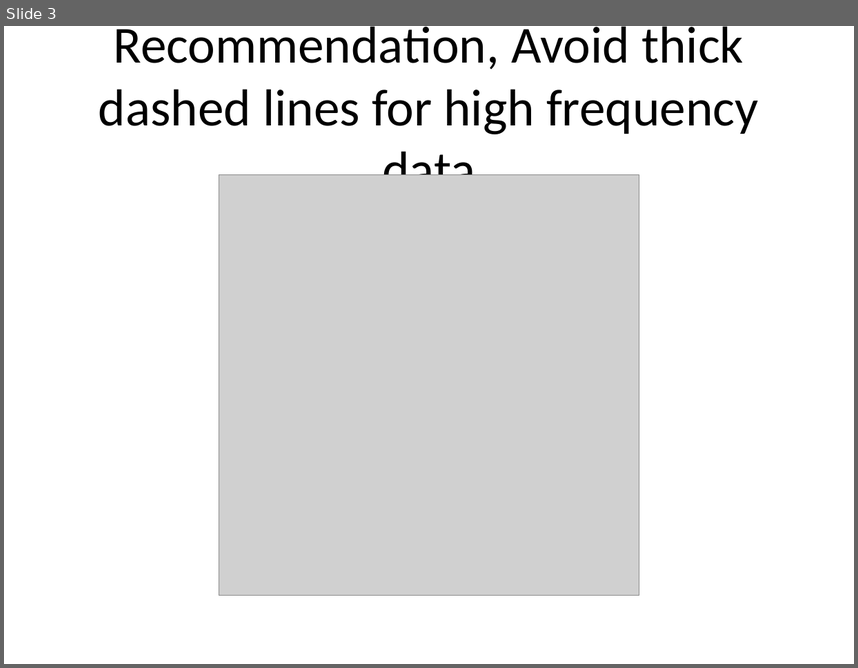
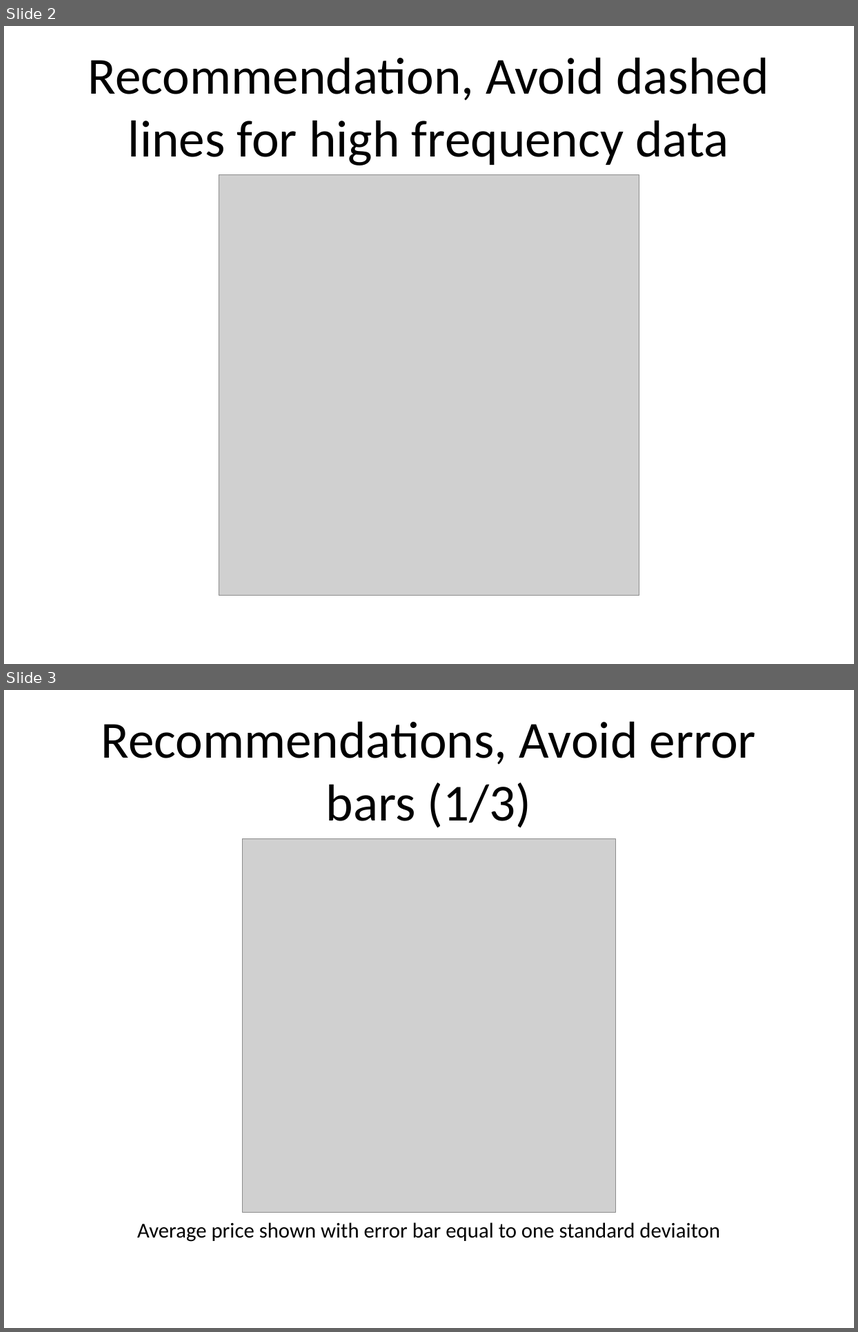
Before and after one commit to pmean/data-visualization, a slide deck: data-viz-03/component/recommendations-linegraphs.pptx. Shown one above the other, each under a label of ours: slide 3 before the commit, slides 2 and 3 after it. The pictures are 858x668 and 858x1332 pixels, drawn with LibreOffice and Linux fonts; fonts in the diff are those of the drawing; grey boxes stand for pictures. Boxes give left, top, right and bottom in pixels: in the first picture for what was removed or moved away, otherwise in the second. Text is boxed around its words. In the diff, an @@ line names an element or a change of style, - is before the commit and + after.

Commit message:
More work on recommendations.Rmd in data-viz-03

```diff
--- a/data-viz-03/component/recommendations-linegraphs.pptx
+++ b/data-viz-03/component/recommendations-linegraphs.pptx
@@ slide 3 added at (x1=4, y1=690, x2=854, y2=1328), background #FFFFFF @@
@@ title added at (x1=101, y1=721, x2=756, y2=828), 44 pt, text #000000 @@
+Recommendations, Avoid error bars (1/3)
@@ picture added at (x1=243, y1=839, x2=616, y2=1212) @@
@@ text added at (x1=137, y1=1222, x2=720, y2=1241), 18 pt, text #000000 @@
+Average price shown with error bar equal to one standard deviaiton
@@ what was slide 3 is now slide 2 @@
@@ slide 2 changed as well @@
@@ title at (x1=88, y1=57, x2=769, y2=165): text changed @@
-Recommendation, Avoid thick dashed lines for high frequency data
+Recommendation, Avoid dashed lines for high frequency data
```
Also in this commit, not shown: 3 other slides changed, 2 other slides added, 8 slides removed, 1 other file.
